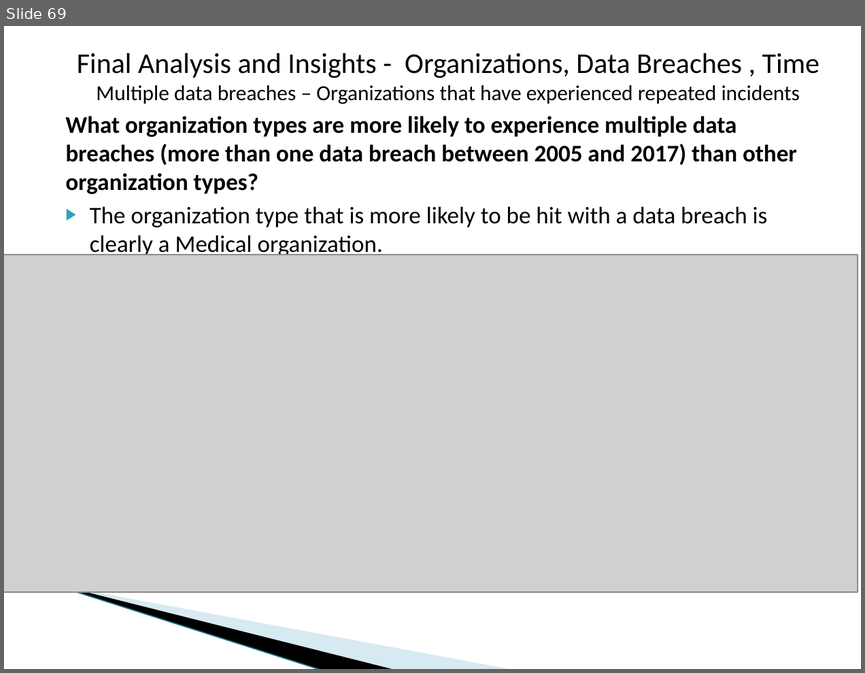
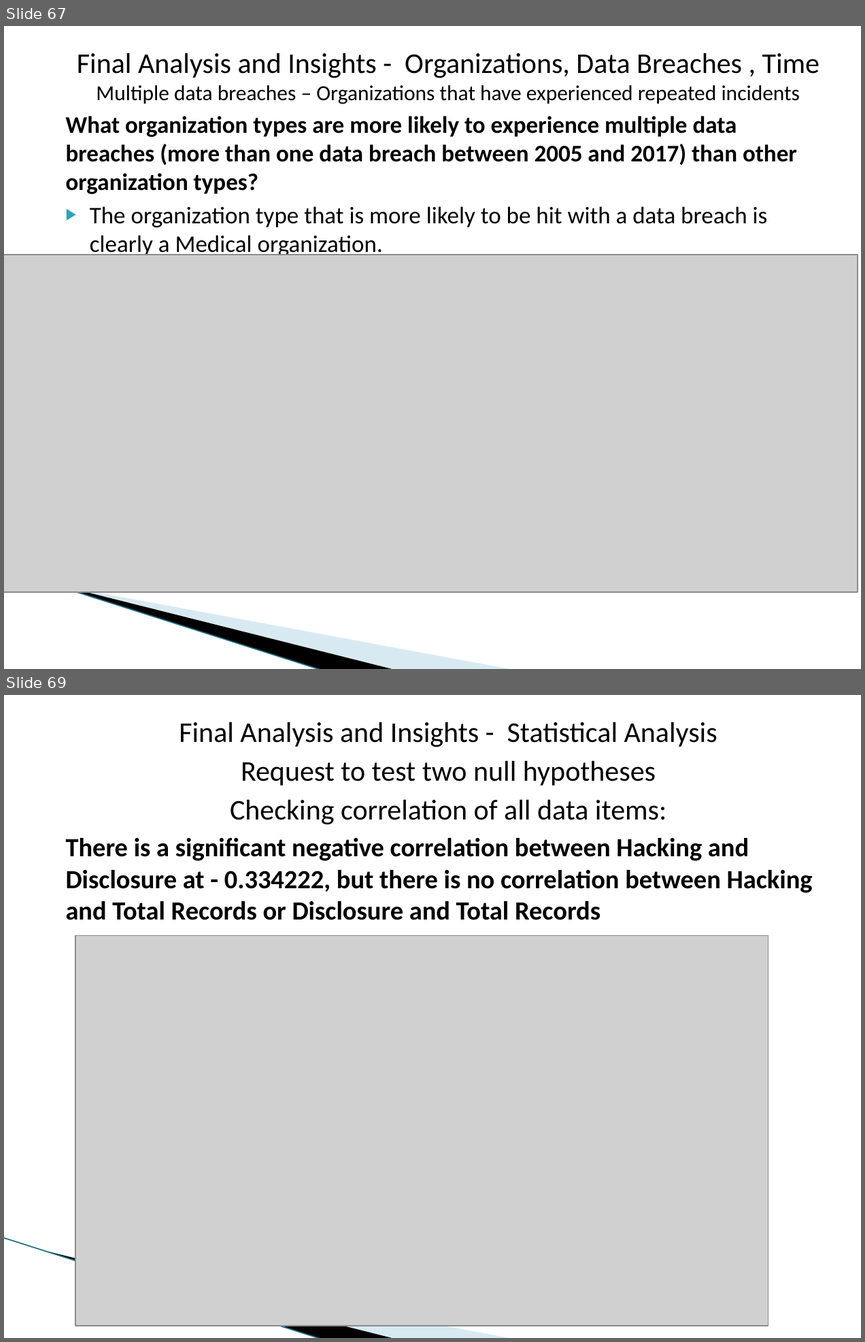
Before and after one commit to dmrod01/Capstone, a slide deck: Final Analysis - Data Capstone Project - Data Breaches.pptx. Shown one above the other, each under a label of ours: slide 69 before the commit, slides 67 and 69 after it; the slides between them are not shown. The pictures are 865x673 and 865x1342 pixels, drawn with LibreOffice and Linux fonts; fonts in the diff are those of the drawing; grey boxes stand for pictures; background and template pictures are left out. Boxes give left, top, right and bottom in pixels: in the first picture for what was removed or moved away, otherwise in the second. Text is boxed around its words. In the diff, an @@ line names an element or a change of style, - is before the commit and + after.

```diff
--- a/Final Analysis - Data Capstone Project - Data Breaches.pptx
+++ b/Final Analysis - Data Capstone Project - Data Breaches.pptx
@@ slide 69 added at [4, 695, 861, 1338], background #FFFFFF; not listed: 3 template elements that a slide beside it also shows @@
@@ text added at [66, 722, 813, 920], 22 pt, text #000000, bold @@
+Final Analysis and Insights - Statistical Analysis
+Request to test two null hypotheses
+Checking correlation of all data items:
+There is a significant negative correlation between Hacking and Disclosure at - 0.334222, but there is no correlation between Hacking and Total Records or Disclosure and Total Records
@@ picture added at [75, 935, 768, 1325] @@
@@ what was slide 69 is now slide 67 @@
```
Also in this commit, not shown: 6 slides changed, 3 other slides added, 1 slide removed.
